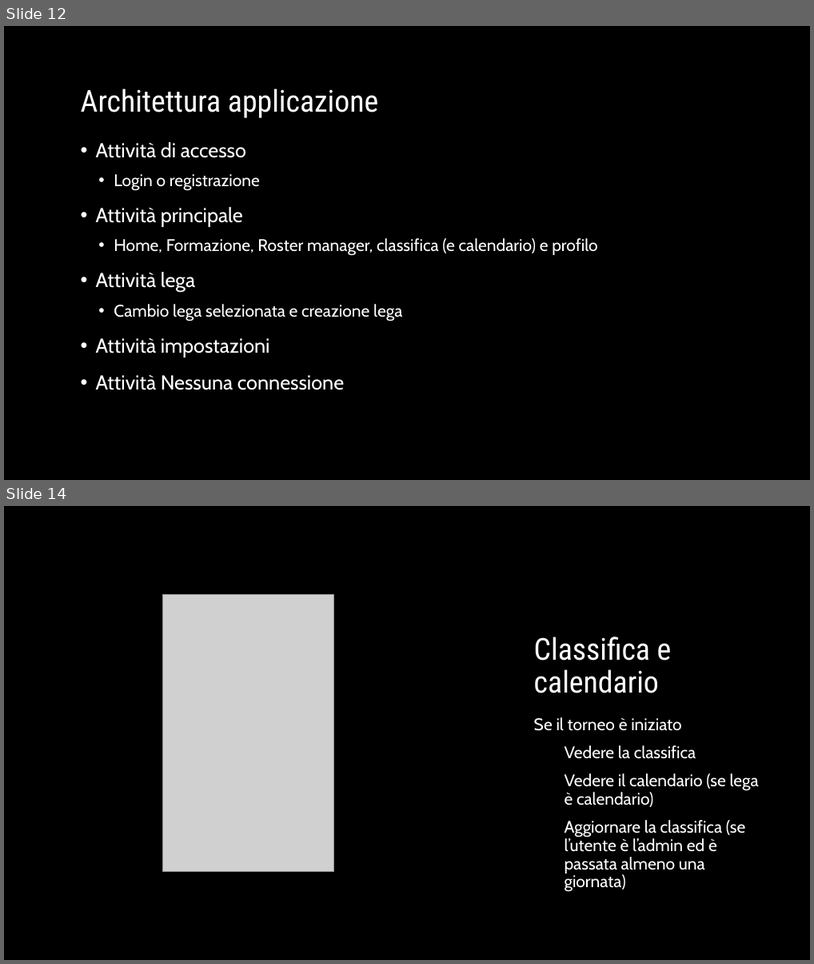
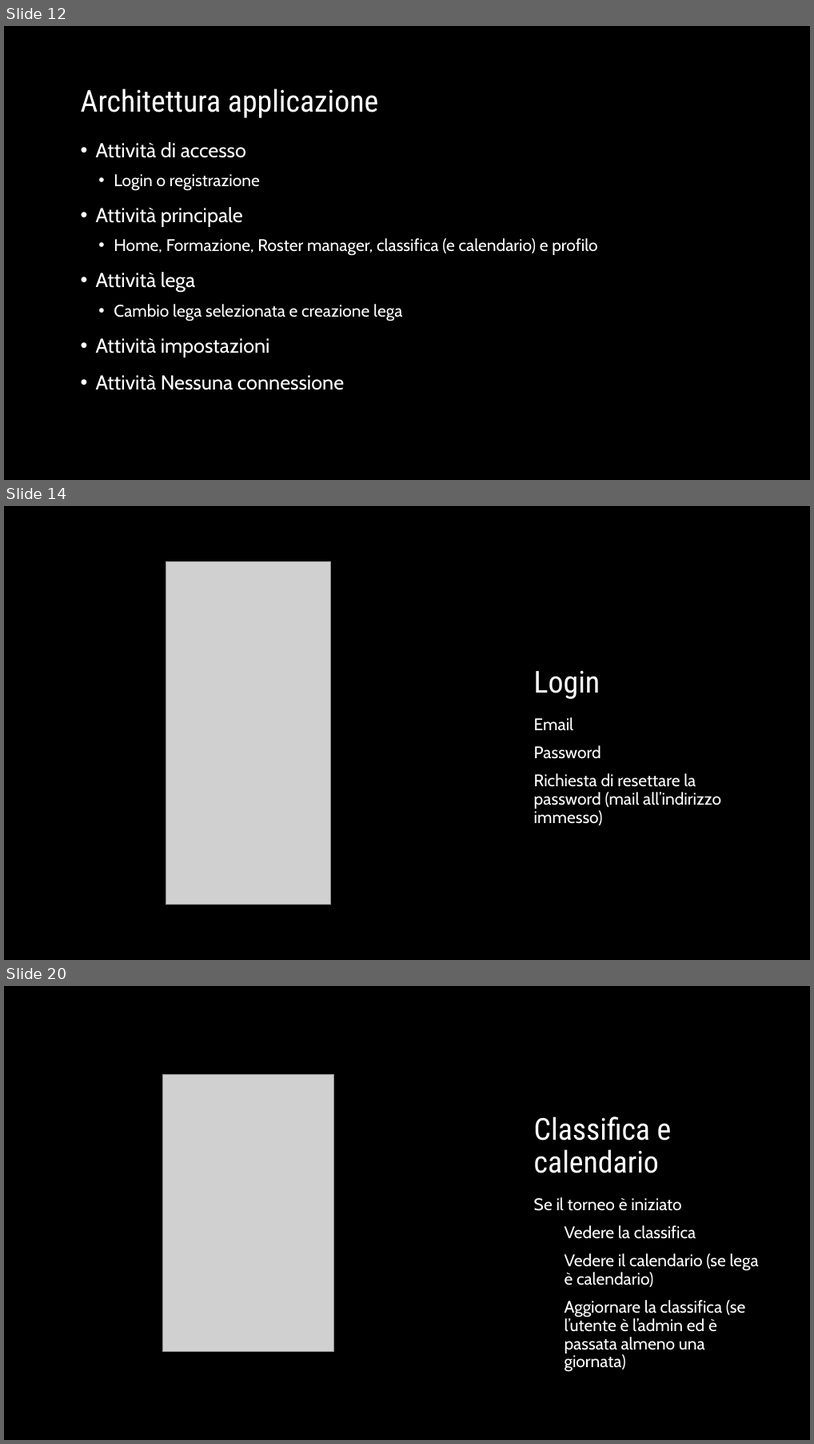
Before and after one commit to GiovanniMarchetto/Fantabasket, a slide deck: Fanta-basket.pptx. Shown one above the other, each under a label of ours: slides 12 and 14 before the commit, slides 12, 14 and 20 after it; the slides between them are not shown. The pictures are 814x964 and 814x1444 pixels, drawn with LibreOffice and Linux fonts; fonts in the diff are those of the drawing; grey boxes stand for pictures; background and template pictures are left out. Boxes give left, top, right and bottom in pixels: in the first picture for what was removed or moved away, otherwise in the second. Text is boxed around its words. In the diff, an @@ line names an element or a change of style, - is before the commit and + after.

```diff
--- a/Fanta-basket.pptx
+++ b/Fanta-basket.pptx
@@ slide 14 added at (x1=4, y1=506, x2=810, y2=960), background picture (left out); not listed: 1 template element that a slide beside it also shows @@
@@ picture added at (x1=166, y1=562, x2=330, y2=904) @@
@@ title added at (x1=534, y1=670, x2=600, y2=699), 36 pt, text #FFFFFF @@
+Login
@@ text added at (x1=534, y1=717, x2=722, y2=825), 20 pt, text #FFFFFF @@
+Email
+Password
+Richiesta di resettare la password (mail all’indirizzo immesso)
@@ what was slide 14 is now slide 20 @@
```
Also in this commit, not shown: 4 slides changed, 13 other slides added, 8 other files.
